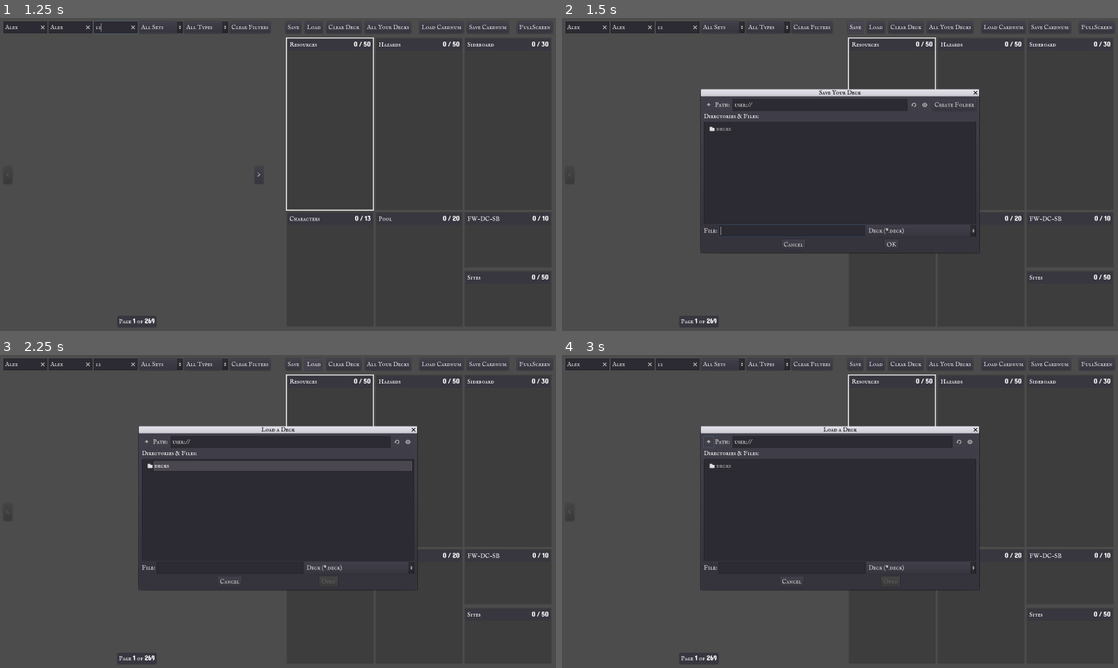
Above: before the commit, frames 1-4 (two rows, left to right).
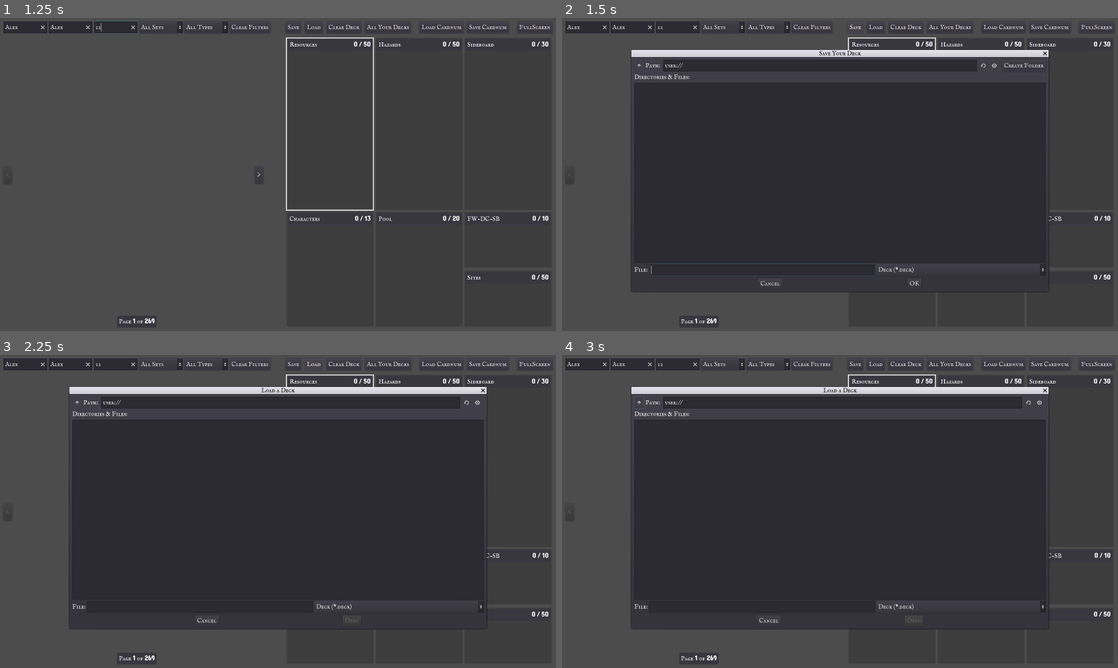
Above: after the commit, the same moments.

Repository: SylvanSign/Samwise
Game: Godot game, scene res://scenes/DeckBuilder/DeckBuilder.tscn
Two runs of this game, one before a commit and one after it. Both use one fixed random seed, a clock stepped at 60 frames per second and the inputs below. This scene is started directly instead of the project's main scene.
Inputs (mouse positions are in pixels of both pictures, inside the frame that each line leads up to; where the layout moved, square brackets give the same spot in the first picture):
- Up to frame 1 (1.25 s): click (27, 27) at 0.52 s; type "Alex" at 0.6 s; click (72, 27) at 0.75 s; type "Alex" at 0.83 s; click (116, 27) at 0.98 s; type "12" at 1.07 s
- Up to frame 2 (1.5 s): click "Save" at 1.25 s
- Up to frame 3 (2.25 s): click "Load" at 2 s
- Up to frame 4 (3 s): click (639, 401) [706, 442] at 2.75 s

Frame 1 is identical in both runs. In frame 2, 17% of the frame differs, in the area x 12-88%, y 10-88%; in frame 3, 19%; in frame 4, 17%.

Commit message:
seed decks dir with bundled challenge decks

Diff:
--- a/scenes/DeckBuilder/DeckBuilder.gd
+++ b/scenes/DeckBuilder/DeckBuilder.gd
@@ -50,7 +50,6 @@
 var clearing_filters := false
 
 func _ready() -> void:
-	initialize_decks_dir()
 	texture = Global.get_texture_from_cards_pck('background.png')
 	set_drag_forwarding_recursively(deck_list_card_drag_to_container)
 	grid.columns = card_columns
@@ -58,12 +57,6 @@
 	cur_section = resources
 	cur_section.toggle_highlight()
 	reset()
-
-
-func initialize_decks_dir() -> void:
-	var dir = Directory.new()
-	assert(OK == dir.open('user://'))
-	assert(OK == dir.make_dir_recursive('decks'))
 
 
 func set_drag_forwarding_recursively(control: Control) -> void:
@@ -475,12 +468,12 @@
 
 func _on_Load_pressed() -> void:
 	loadDialog.invalidate()
-	loadDialog.popup_centered_ratio(0.5)
+	loadDialog.popup_centered_ratio()
 
 
 func _on_Save_pressed() -> void:
 	saveDialog.invalidate()
-	saveDialog.popup_centered_ratio(0.5)
+	saveDialog.popup_centered_ratio()
 
 
 func _on_AllDecks_pressed() -> void:
--- a/scenes/PckDownloader.gd
+++ b/scenes/PckDownloader.gd
@@ -7,7 +7,22 @@
 
 
 func _ready() -> void:
+	setup_decks_dir()
 	check_for_cards()
+
+
+func setup_decks_dir() -> void:
+	var dir := Directory.new()
+	if dir.dir_exists('user://decks/challenge'):
+		return
+	assert(OK == dir.open('res://decks'))
+	dir.make_dir_recursive('user://decks/challenge')
+	dir.list_dir_begin(true, true)
+	var deck = dir.get_next()
+	while deck != "":
+		assert(OK == dir.copy('res://decks'.plus_file(deck), 'user://decks/challenge'.plus_file(deck)))
+		deck = dir.get_next()
+
 
 
 func pack(assets_path: String) -> void:
